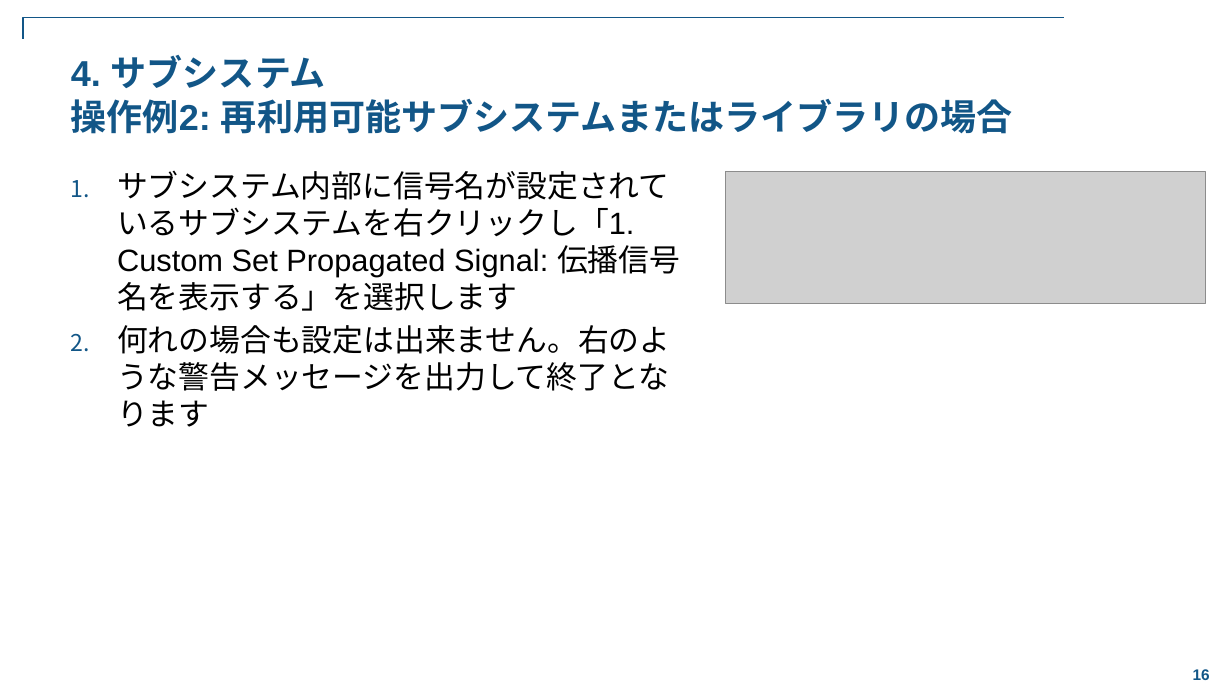
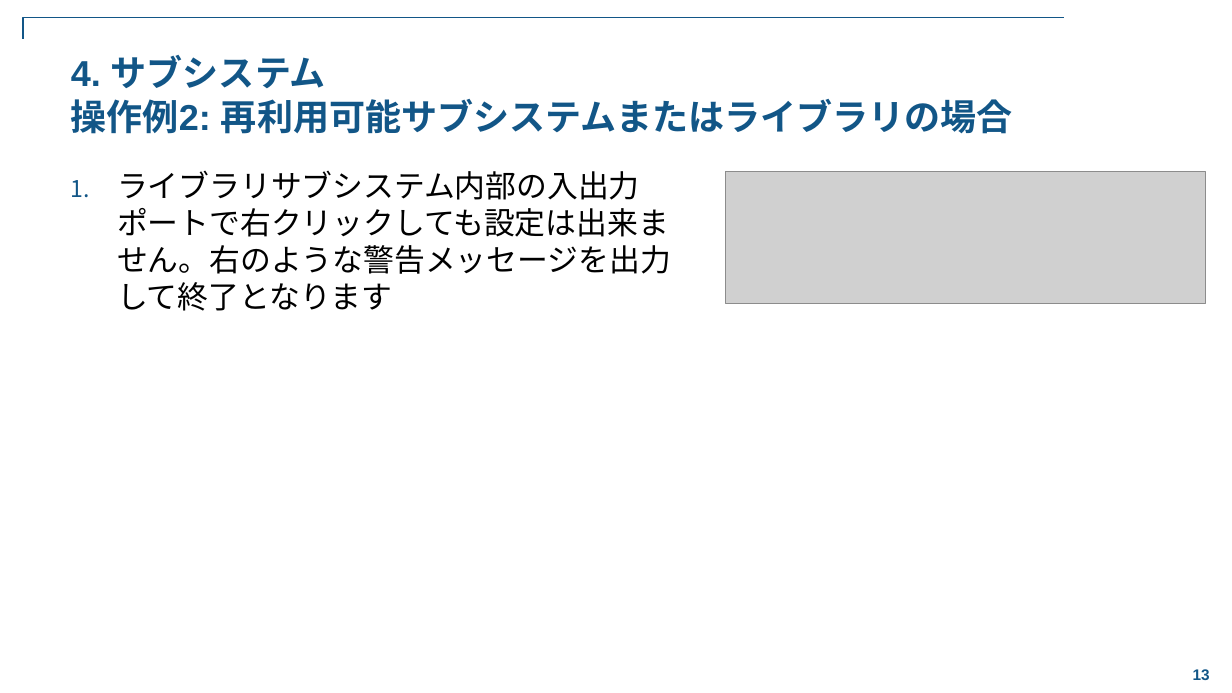
Before and after one commit to stozaki-mathworks/SetInheritedPortName-Simulink-Utility, a slide deck: slide 13 of doc/Simulink_Utility_SetInheritedPortName.pptx (slide 16 before the commit). Drawn at 1232x693 pixels with LibreOffice and Linux fonts; fonts in the diff are those of the drawing; grey boxes stand for pictures; background and template pictures are left out. Boxes give left, top, right and bottom in pixels: in the first picture for what was removed or moved away, otherwise in the second. Text is boxed around its words. In the diff, an @@ line names an element or a change of style, - is before the commit and + after.

Commit message:
<Update> ドキュメント及びライブラリファイル
1. ドキュメントを更新
2. サンプルモデルで使用しているライブラリを追加

```diff
--- a/doc/Simulink_Utility_SetInheritedPortName.pptx
+++ b/doc/Simulink_Utility_SetInheritedPortName.pptx
@@ text at <box>117,171,671,311</box>: text changed @@
-1. サブシステム内部に信号名が設定されているサブシステムを右クリックし「1. Custom Set Propagated Signal: 伝播信号名を表示する」を選択します
-2. 何れの場合も設定は出来ません。右のような警告メッセージを出力して終了となります
+1. ライブラリサブシステム内部の入出力ポートで右クリックしても設定は出来ません。右のような警告メッセージを出力して終了となります
@@ page number at <box>1193,669,1210,680</box>: text changed @@
-16
+13
```
Also in this commit, not shown: 9 other slides changed, 3 slides removed, 2 other files.
